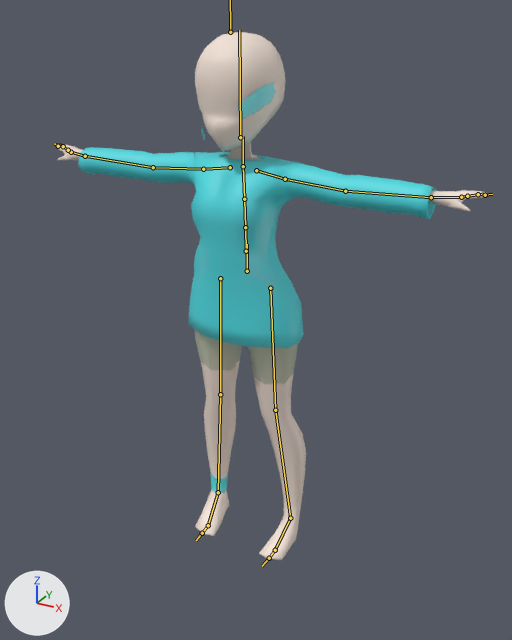
An edit to the FBX model PushThru/Assets/Models/idleanim.fbx, drawn before and after from the same camera.
Before and after are seen from a 50 mm camera at (2.6, -4.49, 4.43) aimed at (0.09, 0.09, 2.14). Lighting does not change. The marker at lower left points along +X, +Y and +Z. The bones that bend it are drawn over the model as lines.

Names of what the first picture shows: 'Body', 'hair', 'hoodie'.
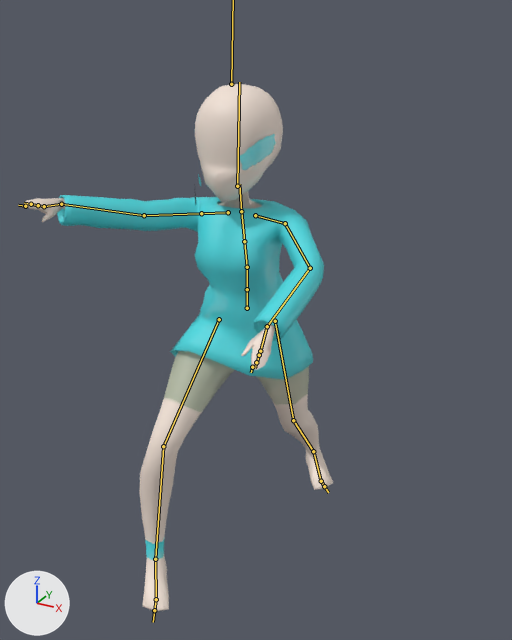
The newer file adds an action. The first version stands in its rest pose; the second is drawn at frame 1 of the action 'Armature|block'.

Scene script edits in JSON lines:
```json
{"block": "bone_mixamorig_hips", "where": "bone_mixamorig_hips = bpy.data.objects['Armature'].pose.bones['mixamorig:Hips']"}
{"op": "set", "path": "bone_mixamorig_hips.location", "old": "(0.0, 0.0, 0.0)", "new": "(0.0, -32.0, 0.0)"}
{"op": "set", "path": "bone_mixamorig_hips.rotation_quaternion", "old": "(1.0, 0.0, 0.0, 0.0)", "new": "(0.977, 0.0, 0.215, 0.0)", "note": "degrees (0, 0, 0) -> degrees (0, 25, 0)"}
{"block": "bone_mixamorig_spine", "where": "bone_mixamorig_spine = bpy.data.objects['Armature'].pose.bones['mixamorig:Spine']  # child of 'mixamorig:Hips'"}
{"op": "set", "path": "bone_mixamorig_spine.rotation_quaternion", "old": "(1.0, 0.0, 0.0, 0.0)", "new": "(0.992, 0.0, 0.129, -0.008)", "note": "degrees (0, 0, 0) -> degrees (0, 15, -1)"}
{"block": "bone_mixamorig_spine1", "where": "bone_mixamorig_spine1 = bpy.data.objects['Armature'].pose.bones['mixamorig:Spine1']  # child of 'mixamorig:Spine'"}
{"op": "set", "path": "bone_mixamorig_spine1.rotation_quaternion", "old": "(1.0, 0.0, 0.0, 0.0)", "new": "(0.961, 0.055, -0.269, 0.04)", "note": "degrees (0, 0, 0) -> degrees (6, -31, 3)"}
{"block": "bone_mixamorig_spine2", "where": "bone_mixamorig_spine2 = bpy.data.objects['Armature'].pose.bones['mixamorig:Spine2']  # child of 'mixamorig:Spine1'"}
{"op": "set", "path": "bone_mixamorig_spine2.rotation_quaternion", "old": "(1.0, 0.0, 0.0, 0.0)", "new": "(0.999, 0.0, -0.034, 0.002)", "note": "degrees (0, 0, 0) -> degrees (0, -4, 0)"}
{"block": "bone_mixamorig_head", "where": "bone_mixamorig_head = bpy.data.objects['Armature'].pose.bones['mixamorig:Head']  # child of 'mixamorig:Neck'"}
{"op": "set", "path": "bone_mixamorig_head.rotation_quaternion", "old": "(1.0, 0.0, 0.0, 0.0)", "new": "(0.996, -0.087, 0.0, -0.006)", "note": "degrees (0, 0, 0) -> degrees (-10, 0, -1)"}
{"block": "bone_mixamorig_arm_l", "where": "bone_mixamorig_arm_l = bpy.data.objects['Armature'].pose.bones['mixamorig:Arm.L']  # child of 'mixamorig:Shoulder.L'"}
{"op": "set", "path": "bone_mixamorig_arm_l.rotation_quaternion", "old": "(1.0, 0.0, 0.0, 0.0)", "new": "(0.894, 0.237, -0.213, 0.314)", "note": "degrees (0, 0, 0) -> degrees (20, -32, 33)"}
{"block": "bone_mixamorig_forearm_l", "where": "bone_mixamorig_forearm_l = bpy.data.objects['Armature'].pose.bones['mixamorig:ForeArm.L']  # child of 'mixamorig:Arm.L'"}
{"op": "set", "path": "bone_mixamorig_forearm_l.rotation_quaternion", "old": "(1.0, 0.0, 0.0, 0.0)", "new": "(0.906, 0.276, 0.028, 0.319)", "note": "degrees (0, 0, 0) -> degrees (32, -7, 37)"}
{"block": "bone_mixamorig_arm_r", "where": "bone_mixamorig_arm_r = bpy.data.objects['Armature'].pose.bones['mixamorig:Arm.R']  # child of 'mixamorig:Shoulder.R'"}
{"op": "set", "path": "bone_mixamorig_arm_r.rotation_quaternion", "old": "(1.0, 0.0, 0.0, 0.0)", "new": "(0.893, -0.115, 0.082, -0.428)", "note": "degrees (0, 0, 0) -> degrees (-16, 3, -52)"}
{"block": "bone_mixamorig_forearm_r", "where": "bone_mixamorig_forearm_r = bpy.data.objects['Armature'].pose.bones['mixamorig:ForeArm.R']  # child of 'mixamorig:Arm.R'"}
{"op": "set", "path": "bone_mixamorig_forearm_r.rotation_quaternion", "old": "(1.0, 0.0, 0.0, 0.0)", "new": "(0.972, -0.022, 0.235, 0.009)", "note": "degrees (0, 0, 0) -> degrees (-2, 27, 1)"}
{"block": "bone_mixamorig_hand_r", "where": "bone_mixamorig_hand_r = bpy.data.objects['Armature'].pose.bones['mixamorig:Hand.R']  # child of 'mixamorig:ForeArm.R'"}
{"op": "set", "path": "bone_mixamorig_hand_r.rotation_quaternion", "old": "(1.0, 0.0, 0.0, 0.0)", "new": "(0.867, 0.048, -0.345, -0.356)", "note": "degrees (0, 0, 0) -> degrees (23, -34, -52)"}
{"block": "bone_mixamorig_upleg_l", "where": "bone_mixamorig_upleg_l = bpy.data.objects['Armature'].pose.bones['mixamorig:UpLeg.L']  # child of 'mixamorig:Hips'"}
{"op": "set", "path": "bone_mixamorig_upleg_l.rotation_quaternion", "old": "(1.0, 0.0, 0.0, 0.0)", "new": "(0.976, -0.076, -0.191, 0.074)", "note": "degrees (0, 0, 0) -> degrees (-11, -21, 11)"}
{"block": "bone_mixamorig_leg_l", "where": "bone_mixamorig_leg_l = bpy.data.objects['Armature'].pose.bones['mixamorig:Leg.L']  # child of 'mixamorig:UpLeg.L'"}
{"op": "set", "path": "bone_mixamorig_leg_l.rotation_quaternion", "old": "(1.0, 0.0, 0.0, 0.0)", "new": "(0.975, -0.201, 0.012, 0.095)", "note": "degrees (0, 0, 0) -> degrees (-23, 3, 10)"}
{"block": "bone_mixamorig_foot_l", "where": "bone_mixamorig_foot_l = bpy.data.objects['Armature'].pose.bones['mixamorig:Foot.L']  # child of 'mixamorig:Leg.L'"}
{"op": "set", "path": "bone_mixamorig_foot_l.rotation_quaternion", "old": "(1.0, 0.0, 0.0, 0.0)", "new": "(0.97, 0.238, -0.054, -0.021)", "note": "degrees (0, 0, 0) -> degrees (28, -5, -4)"}
{"block": "bone_mixamorig_toebase_l", "where": "bone_mixamorig_toebase_l = bpy.data.objects['Armature'].pose.bones['mixamorig:ToeBase.L']  # child of 'mixamorig:Foot.L'"}
{"op": "set", "path": "bone_mixamorig_toebase_l.rotation_quaternion", "old": "(1.0, 0.0, 0.0, 0.0)", "new": "(0.995, 0.09, -0.037, -0.011)", "note": "degrees (0, 0, 0) -> degrees (10, -4, -2)"}
{"block": "bone_mixamorig_upleg_r", "where": "bone_mixamorig_upleg_r = bpy.data.objects['Armature'].pose.bones['mixamorig:UpLeg.R']  # child of 'mixamorig:Hips'"}
{"op": "set", "path": "bone_mixamorig_upleg_r.rotation_quaternion", "old": "(1.0, 0.0, 0.0, 0.0)", "new": "(0.917, 0.364, 0.005, -0.162)", "note": "degrees (0, 0, 0) -> degrees (42, 7, -17)"}
{"block": "bone_mixamorig_leg_r", "where": "bone_mixamorig_leg_r = bpy.data.objects['Armature'].pose.bones['mixamorig:Leg.R']  # child of 'mixamorig:UpLeg.R'"}
{"op": "set", "path": "bone_mixamorig_leg_r.rotation_quaternion", "old": "(1.0, 0.0, 0.0, 0.0)", "new": "(0.926, -0.34, -0.048, 0.156)", "note": "degrees (0, 0, 0) -> degrees (-40, 1, 19)"}
```

Where the change shows, as pixel boxes (x1, y1, x2, y2) in the pictures (512 x 640 px):
```json
{"object": "hoodie", "change": "posed", "before": [78, 147, 436, 348], "after": [57, 195, 324, 380], "on screen": "25% narrower, 8% shorter"}
{"object": "Body", "change": "posed", "before": [56, 32, 487, 560], "after": [25, 84, 333, 611], "on screen": "28% narrower"}
{"object": "hair", "change": "posed", "before": [201, 82, 275, 140], "after": [198, 134, 276, 186]}
{"bone": "mixamorig:Hips", "before": "(247, 271) to (247, 244)", "after": "(247, 308) to (247, 283)"}
{"bone": "mixamorig:Spine", "before": "(246, 251) to (245, 227)", "after": "(247, 289) to (247, 267)"}
{"bone": "mixamorig:Spine1", "before": "(245, 227) to (244, 199)", "after": "(247, 267) to (244, 241)"}
{"bone": "mixamorig:Spine2", "before": "(244, 199) to (243, 165)", "after": "(244, 241) to (241, 211)"}
{"bone": "mixamorig:Head", "before": "(240, 137) to (239, 30)", "after": "(237, 186) to (239, 82)"}
{"bone": "mixamorig:Arm.L", "before": "(285, 179) to (345, 191)", "after": "(285, 223) to (310, 268)"}
{"bone": "mixamorig:ForeArm.L", "before": "(345, 191) to (431, 197)", "after": "(310, 268) to (267, 326)"}
{"bone": "mixamorig:Arm.R", "before": "(203, 169) to (153, 167)", "after": "(201, 213) to (144, 215)"}
{"bone": "mixamorig:ForeArm.R", "before": "(153, 167) to (85, 156)", "after": "(144, 215) to (61, 204)"}
{"bone": "mixamorig:Hand.R", "before": "(85, 156) to (71, 152)", "after": "(61, 204) to (44, 206)"}
{"bone": "mixamorig:UpLeg.L", "before": "(270, 288) to (275, 410)", "after": "(275, 321) to (293, 420)"}
{"bone": "mixamorig:Leg.L", "before": "(275, 410) to (290, 518)", "after": "(293, 420) to (313, 451)"}
{"bone": "mixamorig:Foot.L", "before": "(290, 518) to (275, 550)", "after": "(313, 451) to (321, 481)"}
{"bone": "mixamorig:ToeBase.L", "before": "(275, 550) to (269, 558)", "after": "(321, 481) to (324, 486)"}
{"bone": "mixamorig:UpLeg.R", "before": "(220, 278) to (220, 394)", "after": "(219, 319) to (163, 446)"}
{"bone": "mixamorig:Leg.R", "before": "(220, 394) to (218, 492)", "after": "(163, 446) to (155, 559)"}
```
